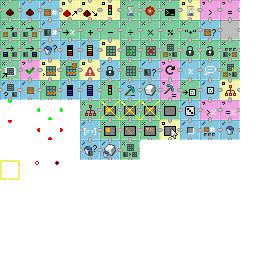
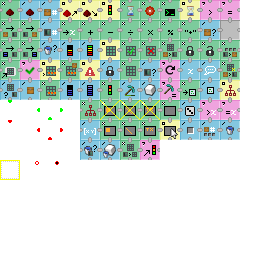
Layered file, before and after one edit (w=256, h=256). Changes by layer:
painted on "icons.png" over <box>140,140,160,160</box>
